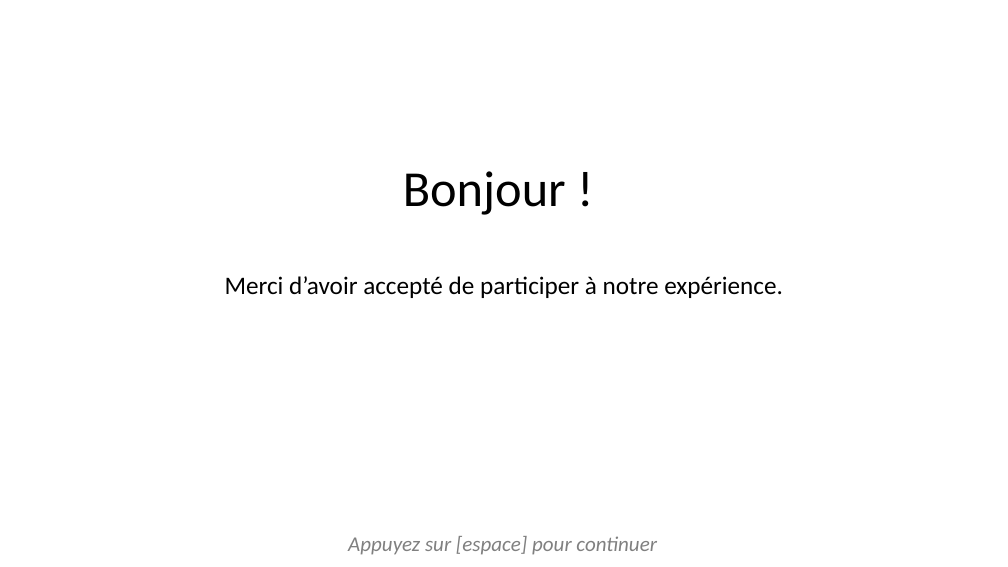
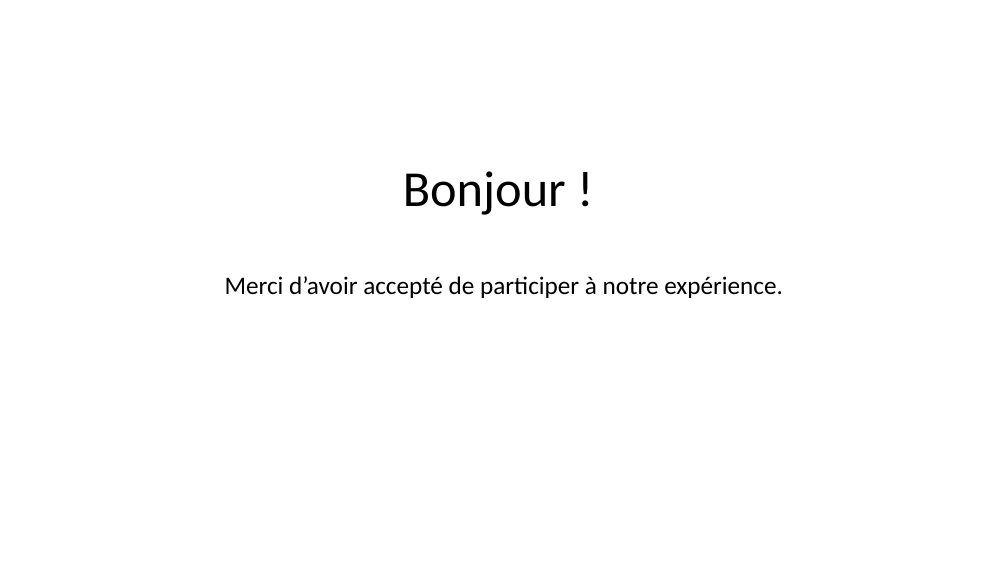
Before and after one commit to MBB-team/Online_Testing, a slide deck: slide 1 of Emotion_Regulation_JS/instructions/instructionsDiapo.pptx. Drawn at 1008x567 pixels with LibreOffice and Linux fonts; fonts in the diff are those of the drawing. Boxes give left, top, right and bottom in pixels: in the first picture for what was removed or moved away, otherwise in the second. Text is boxed around its words. In the diff, an @@ line names an element or a change of style, - is before the commit and + after.

```diff
--- a/Emotion_Regulation_JS/instructions/instructionsDiapo.pptx
+++ b/Emotion_Regulation_JS/instructions/instructionsDiapo.pptx
@@ text removed at (348,536,657,555) @@
-Appuyez sur [espace] pour continuer
```
Also in this commit, not shown: 6 other slides changed, 4 slides added, 4 slides removed, 16 other files.
